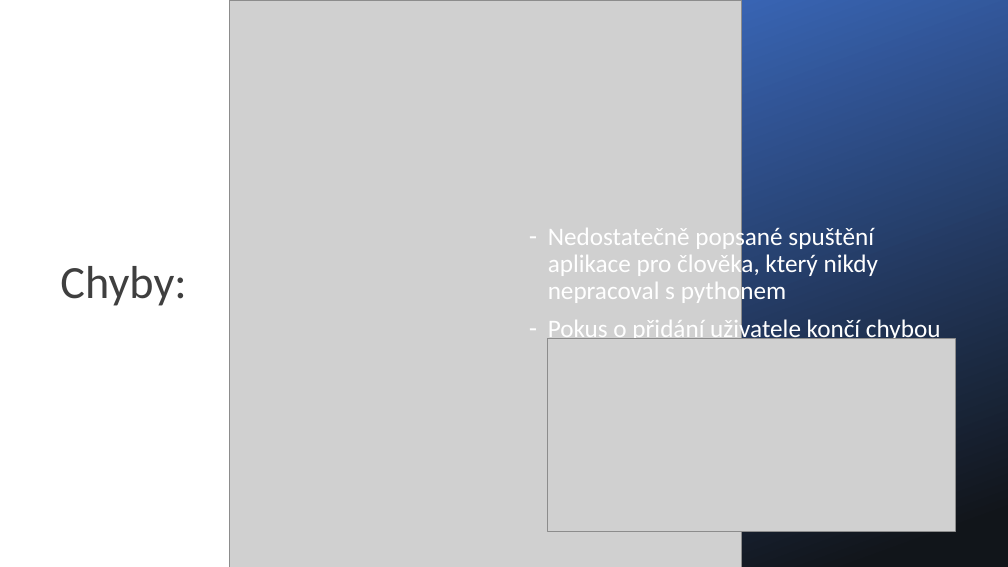
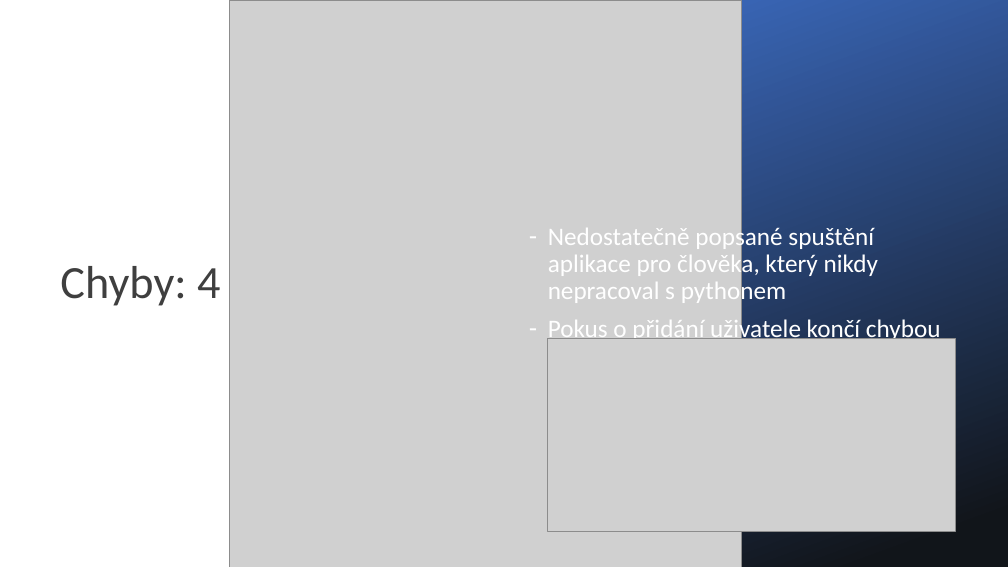
Before and after one commit to grenade-vspj/grenade_skolni-projekt, a slide deck: slide 8 of Dokumenty/Oponentura/Hodnocení týmu Kostello.pptx. Drawn at 1008x567 pixels with LibreOffice and Linux fonts; fonts in the diff are those of the drawing; grey boxes stand for pictures. Boxes give left, top, right and bottom in pixels: in the first picture for what was removed or moved away, otherwise in the second. Text is boxed around its words. In the diff, an @@ line names an element or a change of style, - is before the commit and + after.

Commit message:
Opraveny chyby názvu týmu

```diff
--- a/Dokumenty/Oponentura/Hodnocení týmu Kostello.pptx
+++ b/Dokumenty/Oponentura/Hodnocení týmu Kostello.pptx
@@ title at <box>60,266,220,306</box>: text changed @@
-Chyby:
+Chyby: 4
```
Also in this commit, not shown: 6 other slides changed, 1 other file.
